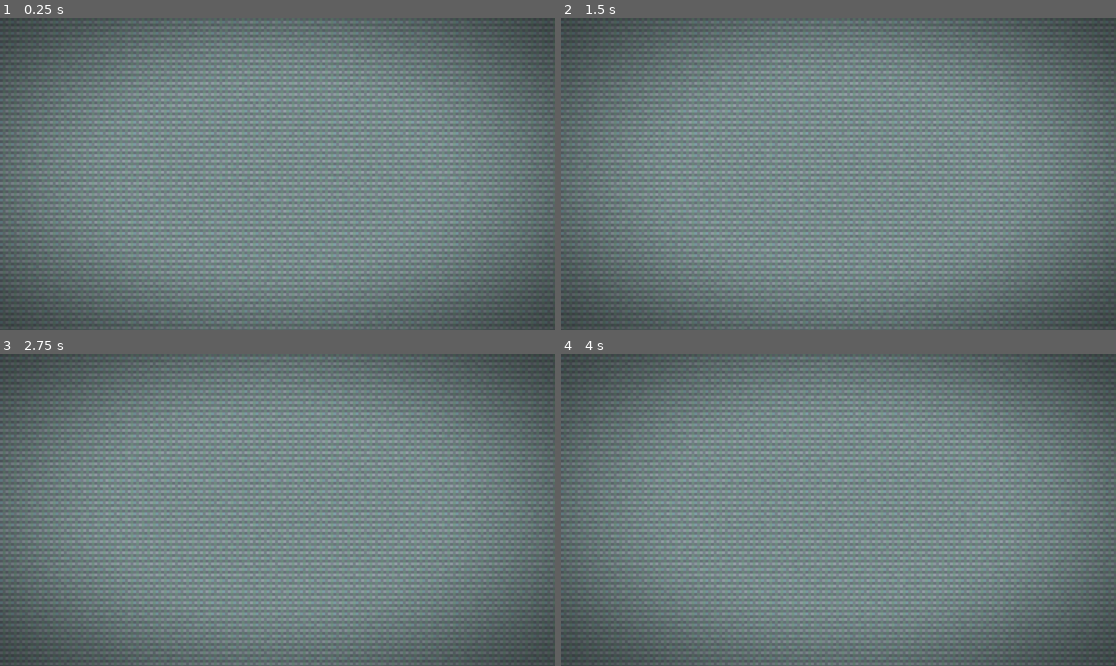
Above: before the commit, frames 1-4 (two rows, left to right).
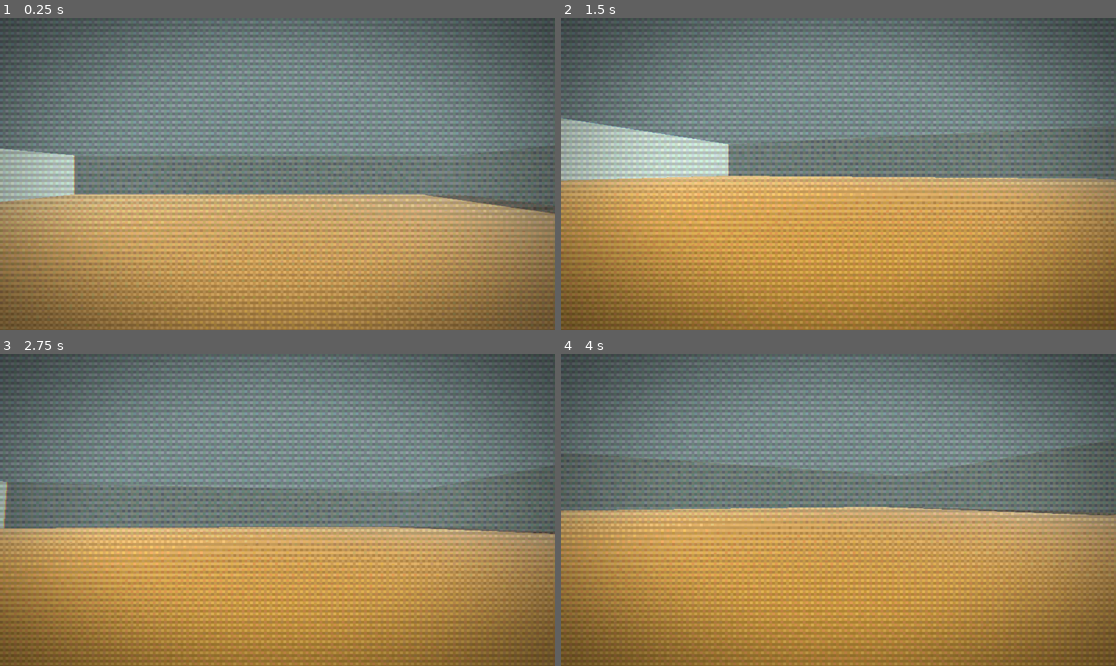
Above: after the commit, the same moments.

Repository: wizenroom/Infinite-bathrooms
Game: Godot game, scene res://scenes/floorgenerator.tscn
Same seed, same stepped clock (60 frames per second), same inputs: the game is played once before the commit and once after it.
Inputs (mouse positions are in pixels of both pictures, inside the frame that each line leads up to):
- Up to frame 1 (0.25 s): no input
- Up to frame 2 (1.5 s): move the mouse to (866, 174) at 0.52 s; tap Enter at 1.25 s; move the mouse to (810, 174) at 1.27 s
- Up to frame 3 (2.75 s): tap Space at 2 s; move the mouse to (288, 503) at 2.02 s
- Up to frame 4 (4 s): tap Enter at 2.75 s; move the mouse to (832, 516) at 2.77 s; tap Space at 3.5 s; move the mouse to (877, 513) at 3.52 s

The runs differ from the first frame. In frame 1, 46% of the frame differs, in the area x 0-100%, y 41-100%; in frame 2, 54%, in the area x 0-100%, y 31-100%; in frame 3, 45%; in frame 4, 52%.
Error before the commit: Invalid assignment of property or key 'scale' with value of type 'Vector3' on a base object of type 'Nil'. (res://scenes/floorgenerator.gd:42)

Commit message:
default values added

Diff:
--- a/scenes/floors/loader_straight_through.tscn
+++ b/scenes/floors/loader_straight_through.tscn
@@ -1,6 +1,6 @@
 [gd_scene format=3 uid="uid://cpv0cndpddpmf"]
 
-[ext_resource type="PackedScene" uid="uid://cgd4fg6gc2bee" path="res://scenes/floors/straight_through/default.tscn" id="1_n48m4"]
+[ext_resource type="PackedScene" uid="uid://c28l2jvso4gpm" path="res://scenes/floors/straight_through/defaultstraight.tscn" id="1_n48m4"]
 
 [node name="LoaderStraightThrough" type="Node3D" unique_id=2055799717]
 
--- /dev/null
+++ b/scenes/floors/straight_through/defaultstraight.tscn
@@ -0,0 +1,184 @@
+[gd_scene format=3 uid="uid://c28l2jvso4gpm"]
+
+[ext_resource type="PackedScene" uid="uid://d2cl357p6d24u" path="res://scenes/base_objects/floor_tile.tscn" id="1_kwbbp"]
+
+[sub_resource type="BoxShape3D" id="BoxShape3D_1swbr"]
+size = Vector3(44, 10, 1)
+
+[sub_resource type="BoxMesh" id="BoxMesh_w4ap0"]
+size = Vector3(44, 10, 1)
+
+[sub_resource type="BoxShape3D" id="BoxShape3D_lb86o"]
+size = Vector3(44, 10, 1)
+
+[sub_resource type="BoxMesh" id="BoxMesh_4iftf"]
+size = Vector3(44, 10, 1)
+
+[sub_resource type="BoxShape3D" id="BoxShape3D_mthhj"]
+size = Vector3(1, 10, 1)
+
+[sub_resource type="BoxMesh" id="BoxMesh_yxbnm"]
+size = Vector3(1, 10, 1)
+
+[sub_resource type="BoxShape3D" id="BoxShape3D_jmpc4"]
+size = Vector3(1, 10, 1)
+
+[sub_resource type="BoxMesh" id="BoxMesh_ag0mg"]
+size = Vector3(1, 10, 1)
+
+[sub_resource type="BoxShape3D" id="BoxShape3D_1edjn"]
+size = Vector3(1, 10, 1)
+
+[sub_resource type="BoxMesh" id="BoxMesh_nhfup"]
+size = Vector3(1, 10, 1)
+
+[sub_resource type="BoxShape3D" id="BoxShape3D_ietnp"]
+size = Vector3(1, 10, 1)
+
+[sub_resource type="BoxMesh" id="BoxMesh_rvenc"]
+size = Vector3(1, 10, 1)
+
+[sub_resource type="BoxShape3D" id="BoxShape3D_w4ap0"]
+size = Vector3(98, 10, 1)
+
+[sub_resource type="BoxMesh" id="BoxMesh_7wfm7"]
+size = Vector3(98, 10, 1)
+
+[node name="Prototype" type="Node3D" unique_id=1780953924]
+
+[node name="Node3D" type="Node3D" parent="." unique_id=2056889693]
+transform = Transform3D(0.01, 0, 0, 0, 0.01, 0, 0, 0, 0.01, -0.5, 0, -0.5)
+
+[node name="floor_tile" parent="Node3D" unique_id=345918832 instance=ExtResource("1_kwbbp")]
+transform = Transform3D(100, 0, 0, 0, 100, 0, 0, 0, 100, 0, 0, 0)
+
+[node name="Entrance" type="Node3D" parent="Node3D" unique_id=638311329]
+
+[node name="Wall1" type="StaticBody3D" parent="Node3D/Entrance" unique_id=121436622]
+transform = Transform3D(-4.371139e-08, 0, -1, 0, 1, 0, 1, 0, -4.371139e-08, 0.9999978, 0, 99)
+
+[node name="CollisionShape3D" type="CollisionShape3D" parent="Node3D/Entrance/Wall1" unique_id=143825410]
+transform = Transform3D(1, 0, -3.5527137e-15, 0, 1, 0, 3.5527137e-15, 0, 1, -22.000011, 4.9999995, 0.50001526)
+shape = SubResource("BoxShape3D_1swbr")
+
+[node name="MeshInstance3D" type="MeshInstance3D" parent="Node3D/Entrance/Wall1" unique_id=2011162388]
+transform = Transform3D(1, 0, -3.5527137e-15, 0, 1, 0, 3.5527137e-15, 0, 1, -22.000006, 4.9999995, 0.5000076)
+mesh = SubResource("BoxMesh_w4ap0")
+skeleton = NodePath("../../../..")
+
+[node name="Wall2" type="StaticBody3D" parent="Node3D/Entrance" unique_id=1384321408]
+
+[node name="CollisionShape3D2" type="CollisionShape3D" parent="Node3D/Entrance/Wall2" unique_id=1017998818]
+transform = Transform3D(-4.371139e-08, 0, -1, 0, 1, 0, 1, 0, -4.371139e-08, 0.5000038, 4.9999995, 22.999996)
+shape = SubResource("BoxShape3D_lb86o")
+
+[node name="MeshInstance3D2" type="MeshInstance3D" parent="Node3D/Entrance/Wall2" unique_id=446911291]
+transform = Transform3D(-4.371139e-08, 0, -1, 0, 1, 0, 1, 0, -4.371139e-08, 0.5000038, 4.9999995, 23.000002)
+mesh = SubResource("BoxMesh_4iftf")
+skeleton = NodePath("../../../..")
+
+[node name="Entrance2" type="Node3D" parent="Node3D" unique_id=1170518951]
+transform = Transform3D(1, 0, 0, 0, 1, 0, 0, 0, 1, 99, 0, 0)
+
+[node name="Wall1" type="StaticBody3D" parent="Node3D/Entrance2" unique_id=120234616]
+transform = Transform3D(-4.371139e-08, 0, -1, 0, 1, 0, 1, 0, -4.371139e-08, 0.9999978, 0, 99)
+
+[node name="CollisionShape3D" type="CollisionShape3D" parent="Node3D/Entrance2/Wall1" unique_id=2014252554]
+transform = Transform3D(1, 0, -3.5527137e-15, 0, 1, 0, 3.5527137e-15, 0, 1, -22.000011, 4.9999995, 0.50001526)
+shape = SubResource("BoxShape3D_1swbr")
+
+[node name="MeshInstance3D" type="MeshInstance3D" parent="Node3D/Entrance2/Wall1" unique_id=1306357389]
+transform = Transform3D(1, 0, -3.5527137e-15, 0, 1, 0, 3.5527137e-15, 0, 1, -22.000006, 4.9999995, 0.5000076)
+mesh = SubResource("BoxMesh_w4ap0")
+skeleton = NodePath("../../../..")
+
+[node name="Wall2" type="StaticBody3D" parent="Node3D/Entrance2" unique_id=586442964]
+
+[node name="CollisionShape3D2" type="CollisionShape3D" parent="Node3D/Entrance2/Wall2" unique_id=1139234728]
+transform = Transform3D(-4.371139e-08, 0, -1, 0, 1, 0, 1, 0, -4.371139e-08, 0.5000038, 4.9999995, 22.999996)
+shape = SubResource("BoxShape3D_lb86o")
+
+[node name="MeshInstance3D2" type="MeshInstance3D" parent="Node3D/Entrance2/Wall2" unique_id=206203549]
+transform = Transform3D(-4.371139e-08, 0, -1, 0, 1, 0, 1, 0, -4.371139e-08, 0.5000038, 4.9999995, 23.000002)
+mesh = SubResource("BoxMesh_4iftf")
+skeleton = NodePath("../../../..")
+
+[node name="Pole3" type="Node3D" parent="Node3D" unique_id=874525544]
+transform = Transform3D(1, 0, 0, 0, 1, 0, 0, 0, 1, 50, 0, 50)
+
+[node name="Wall2" type="StaticBody3D" parent="Node3D/Pole3" unique_id=16817038]
+transform = Transform3D(1, 0, 0, 0, 1, 0, 0, 0, 1, 48.999996, 0, 0)
+
+[node name="CollisionShape3D" type="CollisionShape3D" parent="Node3D/Pole3/Wall2" unique_id=471831866]
+transform = Transform3D(1, 0, 0, 0, 1, 0, 0, 0, 1, 0.5, 5, 49.5)
+shape = SubResource("BoxShape3D_mthhj")
+
+[node name="MeshInstance3D" type="MeshInstance3D" parent="Node3D/Pole3/Wall2" unique_id=1944517890]
+transform = Transform3D(1, 0, 0, 0, 1, 0, 0, 0, 1, 0.5, 5, 49.5)
+mesh = SubResource("BoxMesh_yxbnm")
+skeleton = NodePath("../../../..")
+
+[node name="Pole" type="Node3D" parent="Node3D" unique_id=788484260]
+transform = Transform3D(1, 0, 0, 0, 1, 0, 0, 0, 1, 0, 0, 50)
+
+[node name="Wall" type="StaticBody3D" parent="Node3D/Pole" unique_id=1080663565]
+
+[node name="CollisionShape3D" type="CollisionShape3D" parent="Node3D/Pole/Wall" unique_id=1202992783]
+transform = Transform3D(1, 0, 0, 0, 1, 0, 0, 0, 1, 0.5, 5, 49.5)
+shape = SubResource("BoxShape3D_jmpc4")
+
+[node name="MeshInstance3D" type="MeshInstance3D" parent="Node3D/Pole/Wall" unique_id=1557278901]
+transform = Transform3D(1, 0, 0, 0, 1, 0, 0, 0, 1, 0.5, 5, 49.5)
+mesh = SubResource("BoxMesh_ag0mg")
+skeleton = NodePath("../../../..")
+
+[node name="Pole2" type="Node3D" parent="Node3D" unique_id=322644035]
+
+[node name="StaticBody3D" type="StaticBody3D" parent="Node3D/Pole2" unique_id=1284947432]
+
+[node name="CollisionShape3D2" type="CollisionShape3D" parent="Node3D/Pole2/StaticBody3D" unique_id=1452240009]
+transform = Transform3D(1, 0, 0, 0, 1, 0, 0, 0, 1, 0.5, 4.9999995, 0.5)
+shape = SubResource("BoxShape3D_1edjn")
+
+[node name="MeshInstance3D2" type="MeshInstance3D" parent="Node3D/Pole2/StaticBody3D" unique_id=1337852815]
+transform = Transform3D(1, 0, 0, 0, 1, 0, 0, 0, 1, 0.5, 4.9999995, 0.5)
+mesh = SubResource("BoxMesh_nhfup")
+skeleton = NodePath("../../../..")
+
+[node name="Pole4" type="Node3D" parent="Node3D" unique_id=1572675408]
+transform = Transform3D(1, 0, 0, 0, 1, 0, 0, 0, 1, 50, 0, 0)
+
+[node name="StaticBody3D" type="StaticBody3D" parent="Node3D/Pole4" unique_id=673211366]
+
+[node name="CollisionShape3D2" type="CollisionShape3D" parent="Node3D/Pole4/StaticBody3D" unique_id=1643088249]
+transform = Transform3D(1, 0, 0, 0, 1, 0, 0, 0, 1, 49.499996, 4.9999995, 0.5)
+shape = SubResource("BoxShape3D_ietnp")
+
+[node name="MeshInstance3D2" type="MeshInstance3D" parent="Node3D/Pole4/StaticBody3D" unique_id=624966313]
+transform = Transform3D(1, 0, 0, 0, 1, 0, 0, 0, 1, 49.499996, 4.9999995, 0.5)
+mesh = SubResource("BoxMesh_rvenc")
+skeleton = NodePath("../../../..")
+
+[node name="Wall3" type="StaticBody3D" parent="Node3D" unique_id=746798029]
+transform = Transform3D(1, 0, 0, 0, 1, 0, 0, 0, 1, 49, 0, 0)
+
+[node name="CollisionShape3D" type="CollisionShape3D" parent="Node3D/Wall3" unique_id=1311621974]
+transform = Transform3D(1, 0, 0, 0, 1, 0, 0, 0, 1, 0.99999905, 4.9999995, 0.5)
+shape = SubResource("BoxShape3D_w4ap0")
+
+[node name="MeshInstance3D" type="MeshInstance3D" parent="Node3D/Wall3" unique_id=2032368054]
+transform = Transform3D(1, 0, 0, 0, 1, 0, 0, 0, 1, 0.99999857, 4.9999995, 0.5)
+mesh = SubResource("BoxMesh_7wfm7")
+skeleton = NodePath("../../..")
+
+[node name="Wall4" type="StaticBody3D" parent="Node3D" unique_id=740326239]
+transform = Transform3D(1, 0, 0, 0, 1, 0, 0, 0, 1, 49, 0, 99)
+
+[node name="CollisionShape3D" type="CollisionShape3D" parent="Node3D/Wall4" unique_id=2045735100]
+transform = Transform3D(1, 0, 0, 0, 1, 0, 0, 0, 1, 0.99999905, 4.9999995, 0.5)
+shape = SubResource("BoxShape3D_w4ap0")
+
+[node name="MeshInstance3D" type="MeshInstance3D" parent="Node3D/Wall4" unique_id=224892520]
+transform = Transform3D(1, 0, 0, 0, 1, 0, 0, 0, 1, 0.99999857, 4.9999995, 0.5)
+mesh = SubResource("BoxMesh_7wfm7")
+skeleton = NodePath("../../..")
